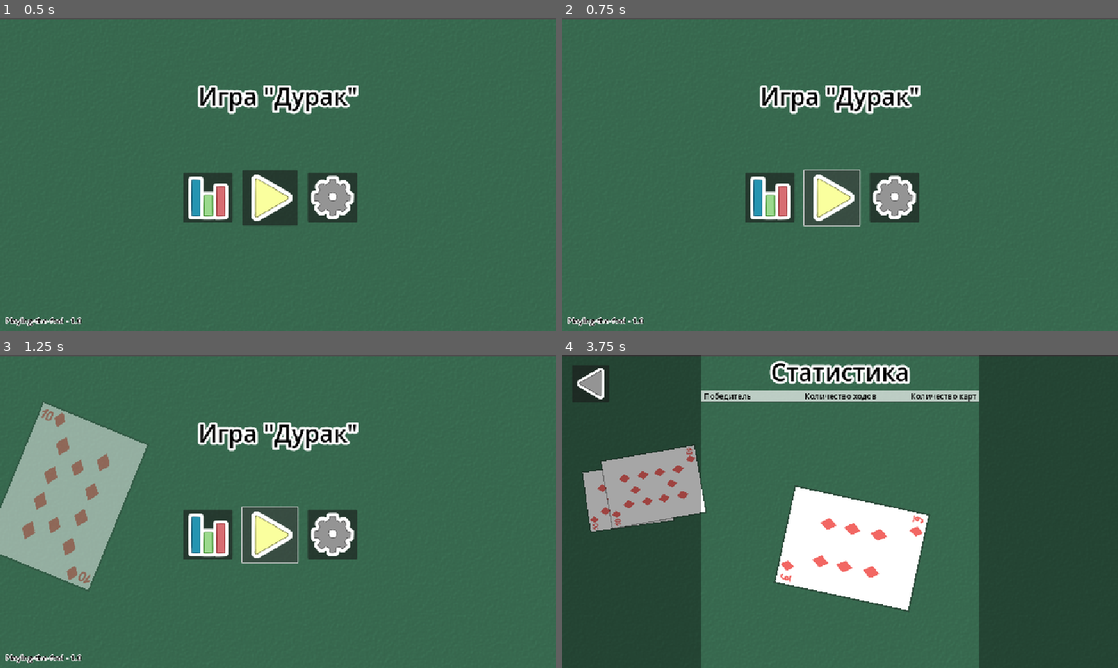
Above: before the commit, frames 1-4 (two rows, left to right).
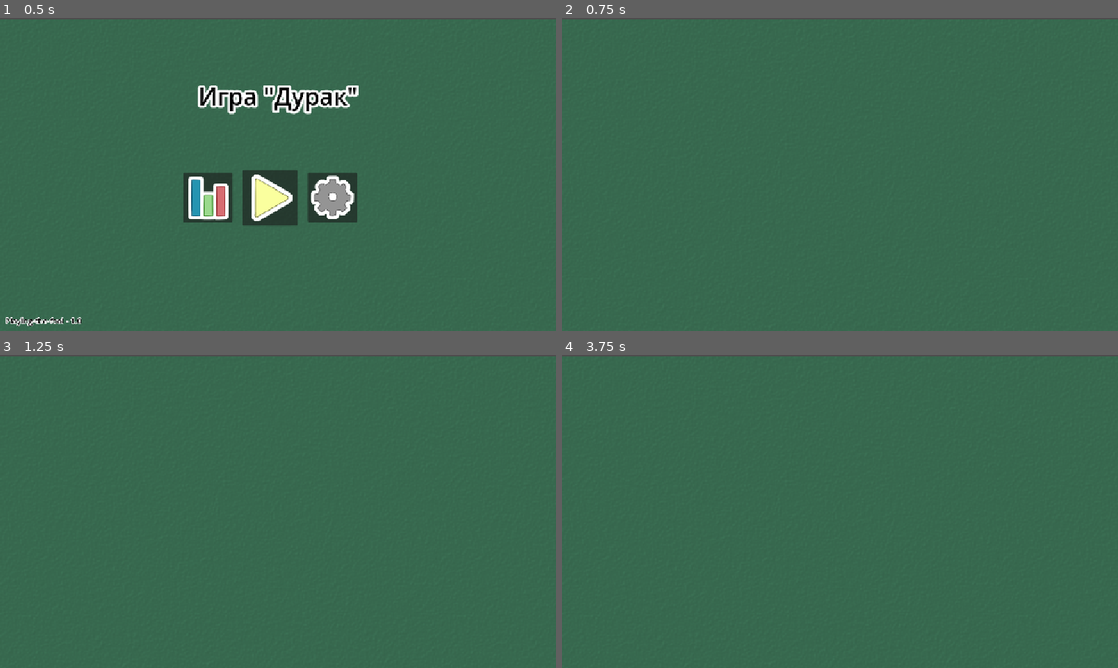
Above: after the commit, the same moments.

Repository: Yulya-S/Playing-the-fool
Game: Godot game, scene res://scenes/main.tscn
The game is run twice, just before and just after one commit, with the same random seed, the same clock (stepped at 60 frames per second) and the same inputs.
Inputs (mouse positions are in pixels of both pictures, inside the frame that each line leads up to):
- Up to frame 1 (0.5 s): no input
- Up to frame 2 (0.75 s): click (834, 196) at 0.5 s
- Up to frame 3 (1.25 s): no input
- Up to frame 4 (3.75 s): click (834, 533) at 1.27 s; click (767, 533) at 2.02 s; click (589, 383) at 2.77 s; click (767, 533) at 3.52 s

Frame 1 is identical in both runs. In frame 2, 6.6% of the frame differs, in the area x 1-65%, y 21-99%; in frame 3, 16%; in frame 4, 61%, in the area x 0-100%, y 0-100%.
Error in both runs: Invalid call. Nonexistent function 'store_json' in base 'Node (Global.gd)'. (res://scripts/main.gd:8)

Commit message:
opening of the play area

Diff:
--- /dev/null
+++ b/playing-the-fool/scenes/pages/game.tscn
@@ -0,0 +1,7 @@
+[gd_scene format=3 uid="uid://yk6gbargmxh5"]
+
+[node name="Game" type="Control"]
+layout_mode = 3
+anchors_preset = 0
+offset_right = 1152.0
+offset_bottom = 648.0
--- a/playing-the-fool/scenes/pages/menu.tscn
+++ b/playing-the-fool/scenes/pages/menu.tscn
@@ -66,5 +66,6 @@
 theme_override_constants/outline_size = 5
 text = "Playing-the-fool - 1.0"
 
+[connection signal="button_down" from="Play" to="." method="_on_play_button_down"]
 [connection signal="button_down" from="Statistics" to="." method="_on_window_button_down" binds= ["statistics"]]
 [connection signal="button_down" from="Settings" to="." method="_on_window_button_down" binds= ["settings"]]
--- a/playing-the-fool/scripts/pages/menu.gd
+++ b/playing-the-fool/scripts/pages/menu.gd
@@ -2,3 +2,8 @@
 
 # Открытие нового окна
 func _on_window_button_down(new_window: String) -> void: get_parent().close_window(new_window)
+
+# Старт игры
+func _on_play_button_down() -> void:
+	Global.delete_child(get_parent(), get_parent().get_child(1))
+	_on_window_button_down("game")
